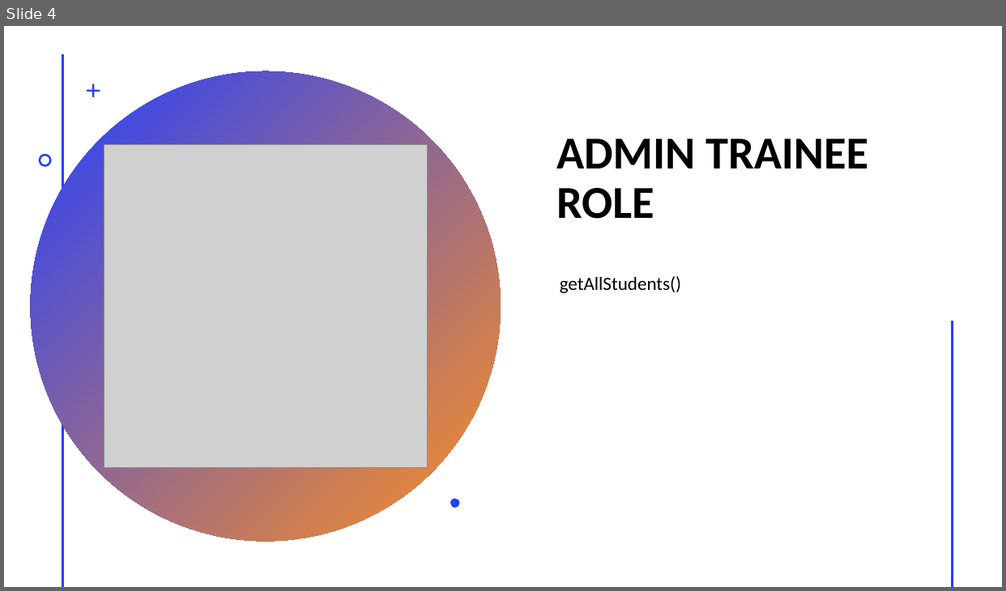
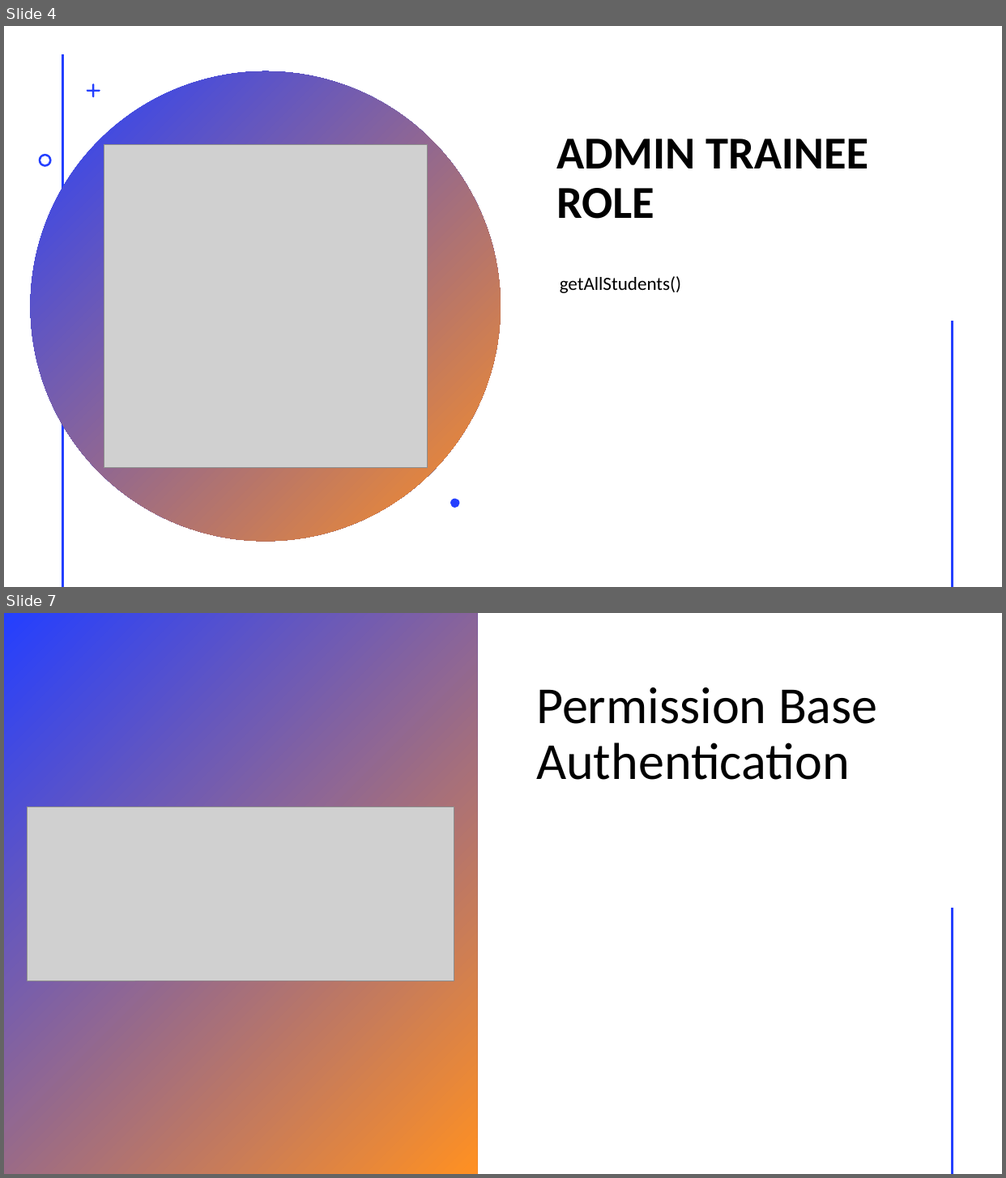
Before and after one commit to Vincent-hide/SpringBootSecurity, a slide deck: Spring boot.pptx. Shown one above the other, each under a label of ours: slide 4 before the commit, slides 4 and 7 after it; the slides between them are not shown. The pictures are 1006x591 and 1006x1178 pixels, drawn with LibreOffice and Linux fonts; fonts in the diff are those of the drawing; grey boxes stand for pictures. Boxes give left, top, right and bottom in pixels: in the first picture for what was removed or moved away, otherwise in the second. Text is boxed around its words. In the diff, an @@ line names an element or a change of style, - is before the commit and + after.

Commit message:
METHOD_BASE_AUTHENTICATION: switched to method base authentication by using annotation

```diff
--- a/Spring boot.pptx
+++ b/Spring boot.pptx
@@ slide 7 added at [4,613,1002,1174], background #FFFFFF; not listed: 1 template element that a slide beside it also shows @@
@@ rectangle added at [4,613,477,1174], fill gradient #243FFF to #FF9022 @@
@@ title added at [536,688,878,780], 50 pt, text #000000 @@
+Permission Base Authentication
@@ picture added at [27,807,454,982] @@
@@ line added from (953, 909) to (953, 1174), #FF9022 2 pt @@
```
Also in this commit, not shown: 3 other slides added, 2 other files.
